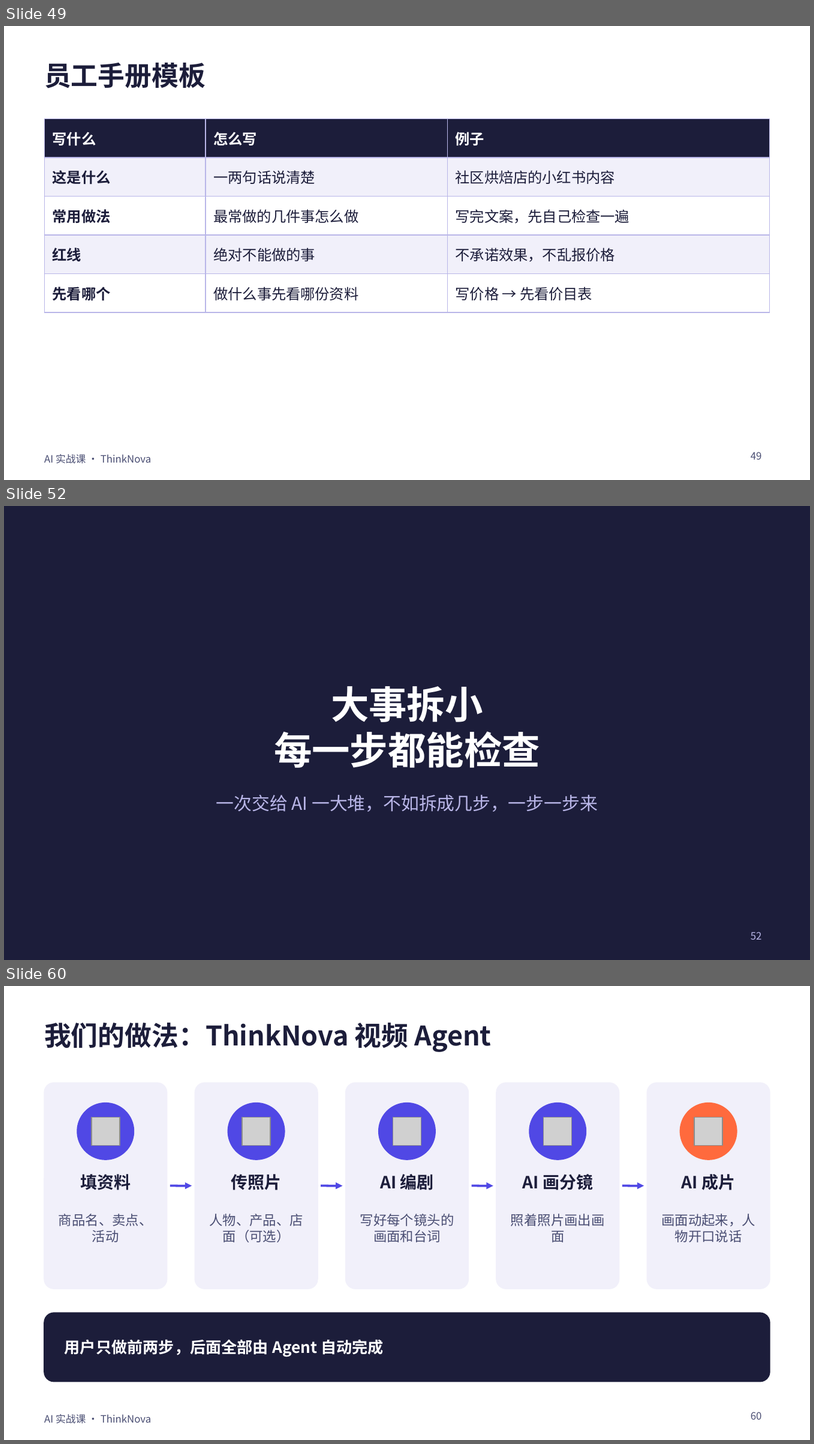
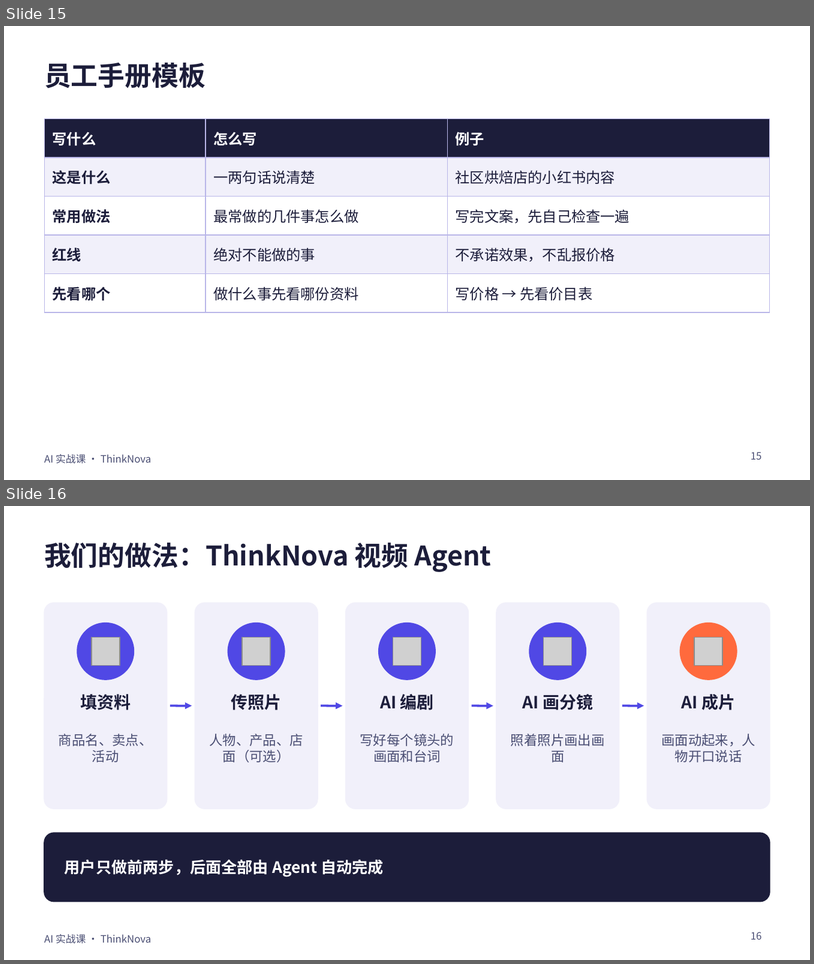
Before and after one commit to freyhuang-11/thinknova-memory, a slide deck: courses/AI课程_2026-10/PPT/AI实战课_精华版.pptx. Shown one above the other, each under a label of ours: slides 49, 52 and 60 before the commit, slides 15 and 16 after it; the slides between them are not shown. The pictures are 814x1444 and 814x964 pixels, drawn with LibreOffice and Linux fonts; fonts in the diff are those of the drawing; grey boxes stand for pictures. Boxes give left, top, right and bottom in pixels: in the first picture for what was removed or moved away, otherwise in the second. Text is boxed around its words. In the diff, an @@ line names an element or a change of style, - is before the commit and + after.

```diff
--- a/courses/AI课程_2026-10/PPT/AI实战课_精华版.pptx
+++ b/courses/AI课程_2026-10/PPT/AI实战课_精华版.pptx
@@ slide 52 removed at (x1=4, y1=506, x2=810, y2=960), background #1C1D3A @@
@@ title removed at (x1=274, y1=686, x2=540, y2=768) @@
-大事拆小
-每一步都能检查
@@ text removed at (x1=216, y1=795, x2=598, y2=811) @@
-一次交给 AI 一大堆，不如拆成几步，一步一步来
@@ page number removed at (x1=751, y1=931, x2=762, y2=939) @@
-52
@@ what was slide 49 is now slide 15 @@
@@ page number at (x1=751, y1=451, x2=762, y2=459): text changed @@
-49
+15
@@ what was slide 60 is now slide 16 @@
@@ page number at (x1=751, y1=931, x2=762, y2=939): text changed @@
-60
+16
```
Also in this commit, not shown: 1 slide changed, 57 other slides removed, 4 other files.
